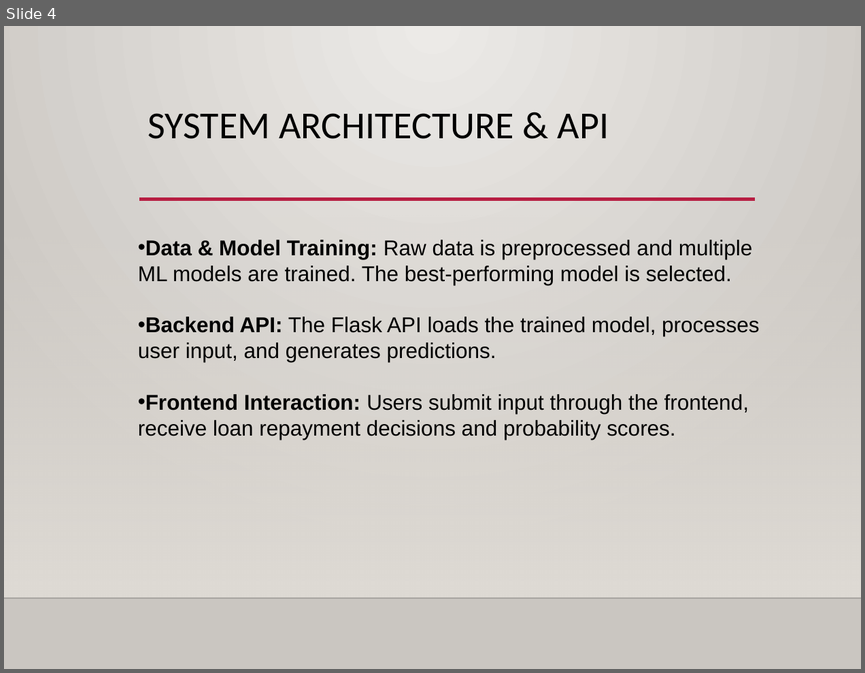
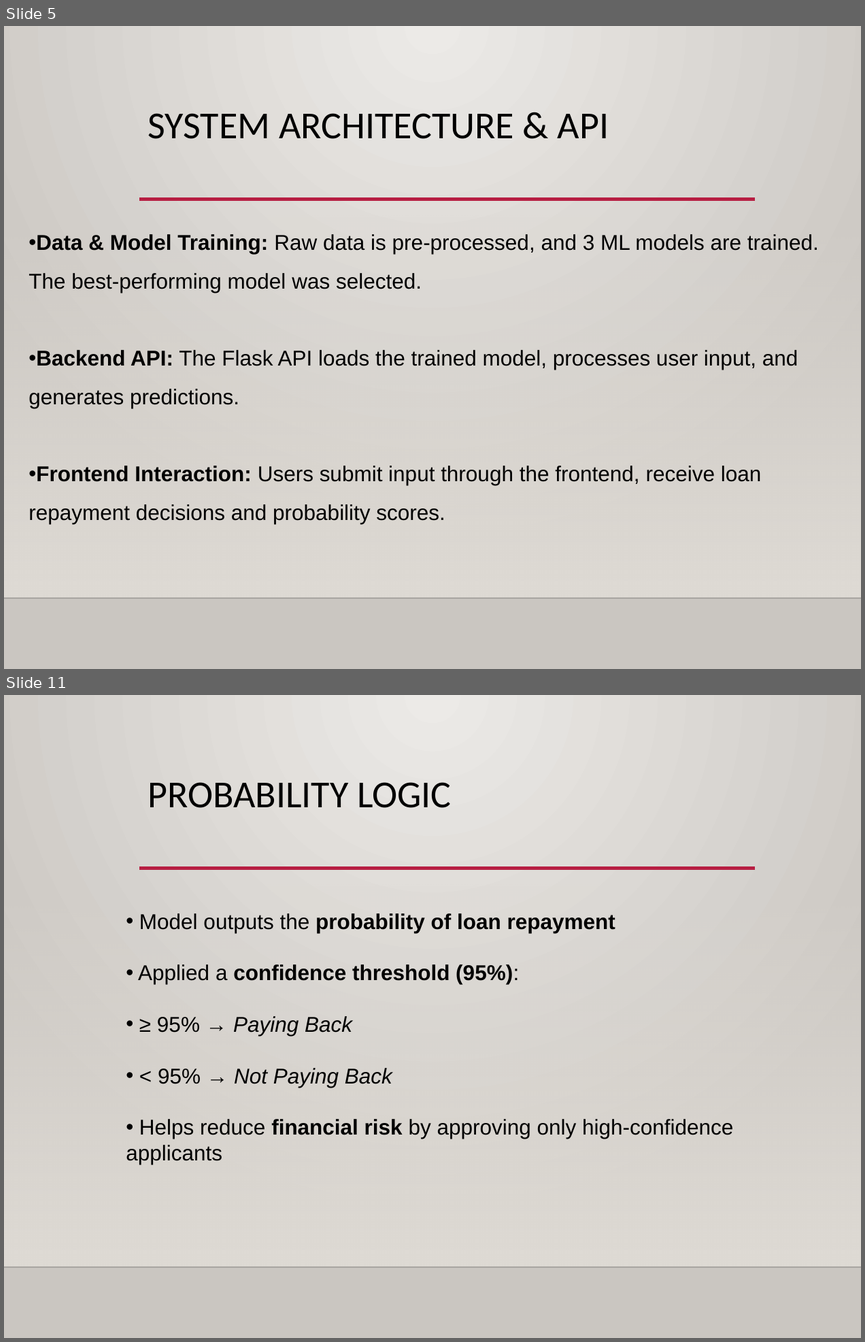
Before and after one commit to group6ai2026/LoanPayBackPrediction, a slide deck: PPT/Group6PPT.pptx. Shown one above the other, each under a label of ours: slide 4 before the commit, slides 5 and 11 after it; the slides between them are not shown. The pictures are 865x673 and 865x1342 pixels, drawn with LibreOffice and Linux fonts; fonts in the diff are those of the drawing; background and template pictures are left out. Boxes give left, top, right and bottom in pixels: in the first picture for what was removed or moved away, otherwise in the second. Text is boxed around its words. In the diff, an @@ line names an element or a change of style, - is before the commit and + after.

```diff
--- a/PPT/Group6PPT.pptx
+++ b/PPT/Group6PPT.pptx
@@ slide 11 added at (4, 695, 861, 1338), background gradient #ECEAE7 to #CAC7C1; not listed: 3 template elements that a slide beside it also shows @@
@@ title added at (148, 782, 451, 808), 32 pt, text #000000 @@
+PROBABILITY LOGIC
@@ text added at (126, 913, 733, 1164), 18 pt, text #000000 @@
+• Model outputs the probability of loan repayment
+• Applied a confidence threshold (95%):
+• ≥ 95% → Paying Back
+• < 95% → Not Paying Back
+• Helps reduce financial risk by approving only high-confidence
+applicants
@@ what was slide 4 is now slide 5 @@
@@ slide 5 changed as well @@
@@ text "Data & Model Training: Raw ...": place and size @@
-text "Data & Model Training: Raw ..." at (138, 240, 759, 439)
+text "Data & Model Training: Raw ..." at (28, 234, 819, 524)
@@ text at (28, 234, 819, 293): text changed @@
-• Data & Model Training: Raw data is preprocessed and multiple ML models are trained. The best-performing model is selected.
+• Data & Model Training: Raw data is pre-processed, and 3 ML models are trained. The best-performing model was selected.
@@ text at (28, 350, 798, 524): line spacing 1 to 1.5 @@
```
Also in this commit, not shown: 5 other slides changed, 6 other slides added, 2 other files.
